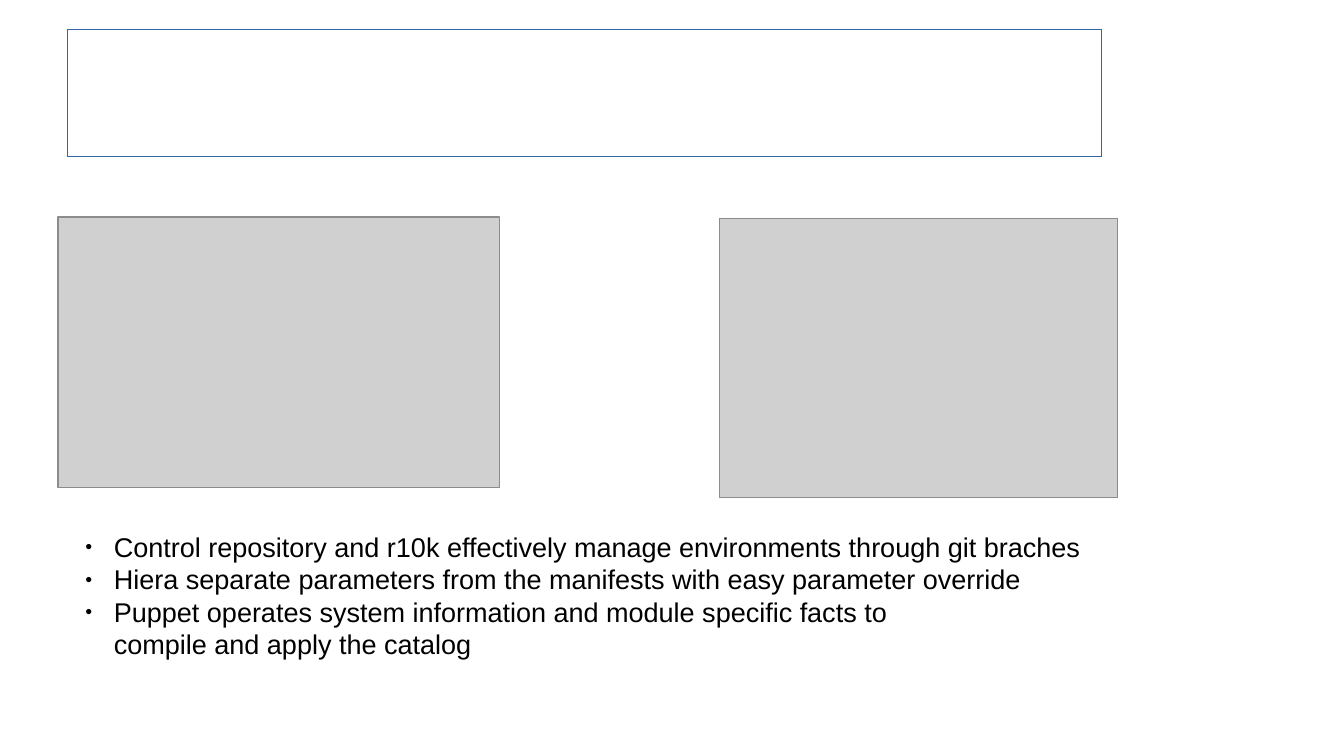
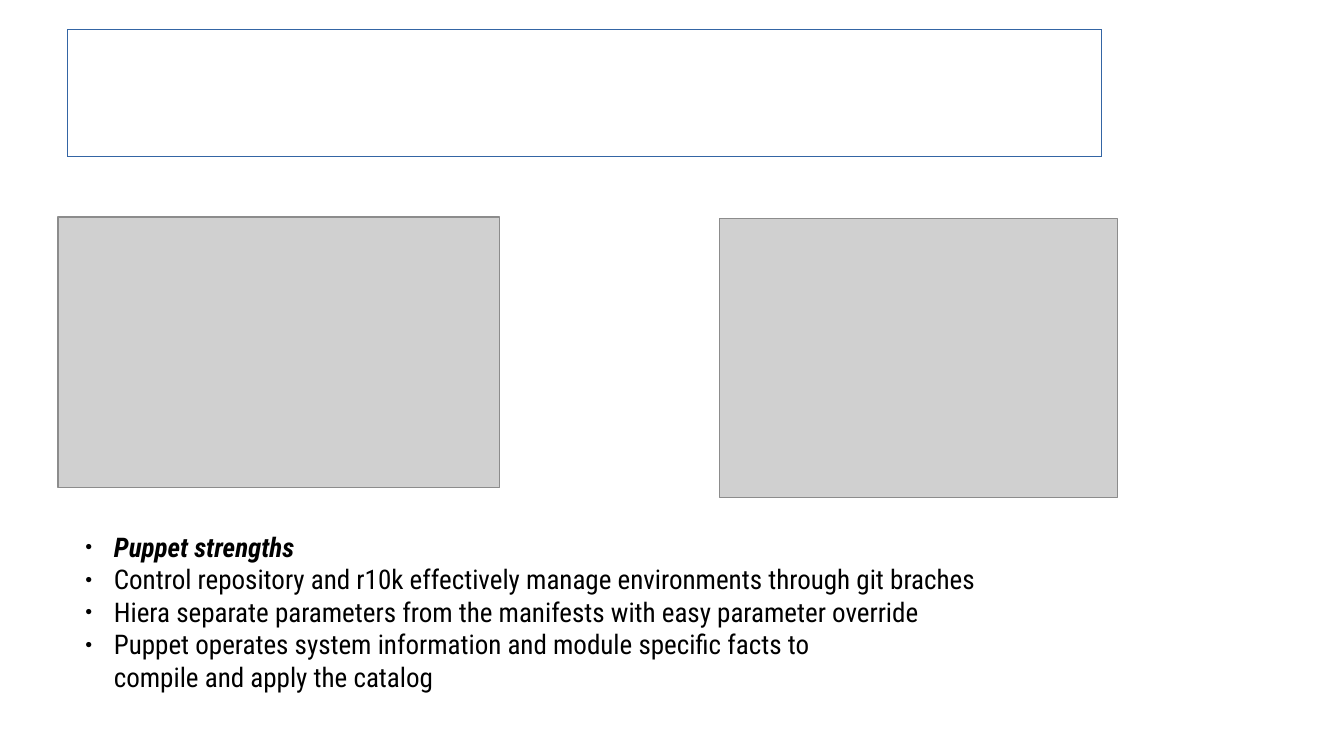
Before and after one commit to sergueik/uru_serverspec, a slide deck: slide 9 of Serverspec Integration in Cloud Provision.odp. Drawn at 1344x756 pixels with LibreOffice and Linux fonts; fonts in the diff are those of the drawing; grey boxes stand for pictures; background and template pictures are left out. Boxes give left, top, right and bottom in pixels: in the first picture for what was removed or moved away, otherwise in the second. Text is boxed around its words. In the diff, an @@ line names an element or a change of style, - is before the commit and + after.

```diff
--- a/Serverspec Integration in Cloud Provision.odp
+++ b/Serverspec Integration in Cloud Provision.odp
@@ text at box(114, 536, 294, 563): paragraph added @@
+● Puppet strengths
@@ text at box(114, 568, 974, 688): font Arial to Roboto Condensed @@
```
Also in this commit, not shown: 2 other slides changed, 2 slides added, 1 other file.
